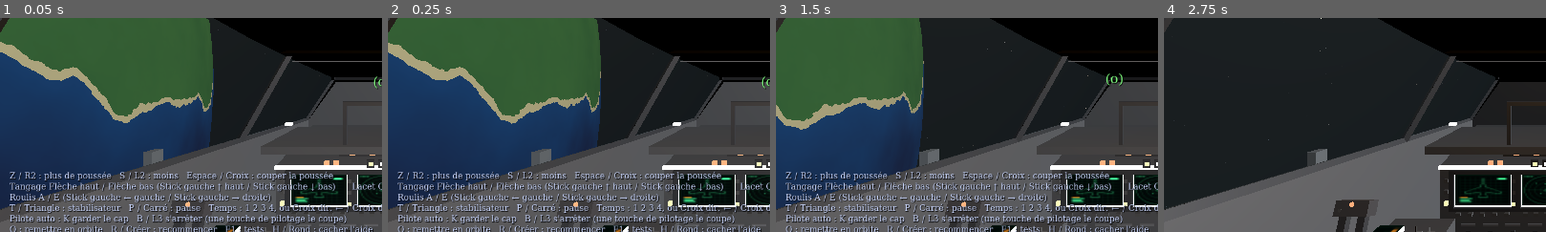
Above: before the commit, frames 1-4 (left to right).
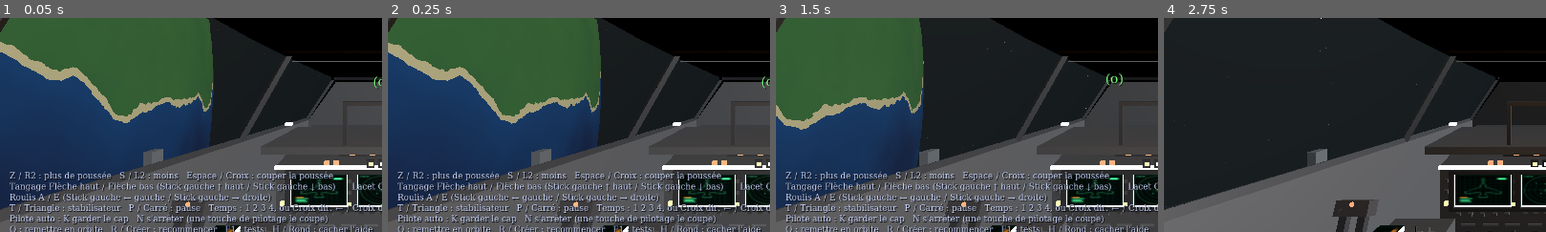
Above: after the commit, the same moments.

Repository: specialeclaudeia-beep/jeu-spatial
Game: Godot game, scene res://scenes/jeu.tscn
Same seed, same stepped clock (60 frames per second), same inputs: the game is played once before the commit and once after it.
Inputs (mouse positions are % of the whole screen's width and height, from its top left):
- Up to frame 1 (0.05 s): no input
- Up to frame 2 (0.25 s): no input
- Up to frame 3 (1.5 s): tap Enter at 0.5 s; move the mouse to (72, 45) at 0.52 s; hold D (lacet_droite) 0.53-1.28 s; tap N (pilote_arret, bound only after the commit) at 0.6 s; click (72, 45) at 0.67 s; tap B (pilote_arret, bound only before the commit) at 0.8, 1.35 s; move the mouse to (30, 55) at 1.27 s; hold Down (tangage_bas) from 1.28 s (still down)
- Up to frame 4 (2.75 s): tap N (pilote_arret, bound only after the commit) at 1.55 s; move the mouse to (60, 28) at 2.02 s; release Down (tangage_bas) at 2.03 s; hold D (lacet_droite) from 2.03 s (still down); tap H (aide) at 2.1 s; tap B (pilote_arret, bound only before the commit) at 2.3 s
The pictures show only the part of the screen within x 0-50%, y 35-85%; the shares and areas given below are measured in that part.

The runs differ from the first frame. In frame 1, 1.1% of the frame differs, in the area x 36-91%, y 91-97%; in frame 2, 1.1%; in frame 3, 1.1%; in frame 4, nothing differs.

Commit message:
Pilote auto : s'arrêter passe sur N (B / L3 servent au zoom des écrans)
Co-Authored-By: Claude Opus 5.5 <noreply@anthropic.com>
Claude-Session: https://claude.ai/code/session_01XDnwbjjQGKYjrTRKpnxXwn

Diff:
--- a/scripts/commandes.gd
+++ b/scripts/commandes.gd
@@ -36,7 +36,7 @@
 	["roulis_droite", "Roulis : pencher à droite", "l:69", "a:0:1"],  # E, stick gauche droite
 	["stabilisateur", "Stabilisateur de rotation", "l:84", "b:3"],   # T, Triangle
 	["pilote_cap", "Pilote auto : garder le cap", "l:75", ""],        # K
-	["pilote_arret", "Pilote auto : s'arrêter", "l:66", "b:7"],       # B, L3
+	["pilote_arret", "Pilote auto : s'arrêter", "l:78", ""],         # N
 	["ailes", "Ouvrir / replier les ailes", "l:88", "b:11"],         # X, croix directionnelle haut
 	["train", "Sortir / rentrer le train", "l:71", "b:12"],          # G, croix directionnelle bas
 	["vue", "Vue cockpit / extérieure", "l:86", "b:20"],             # V, pavé tactile
